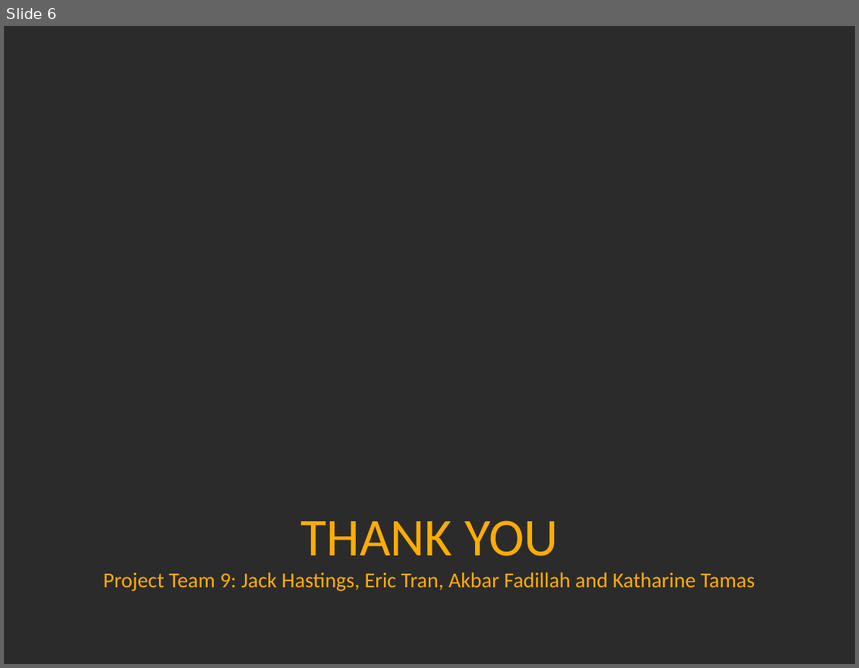
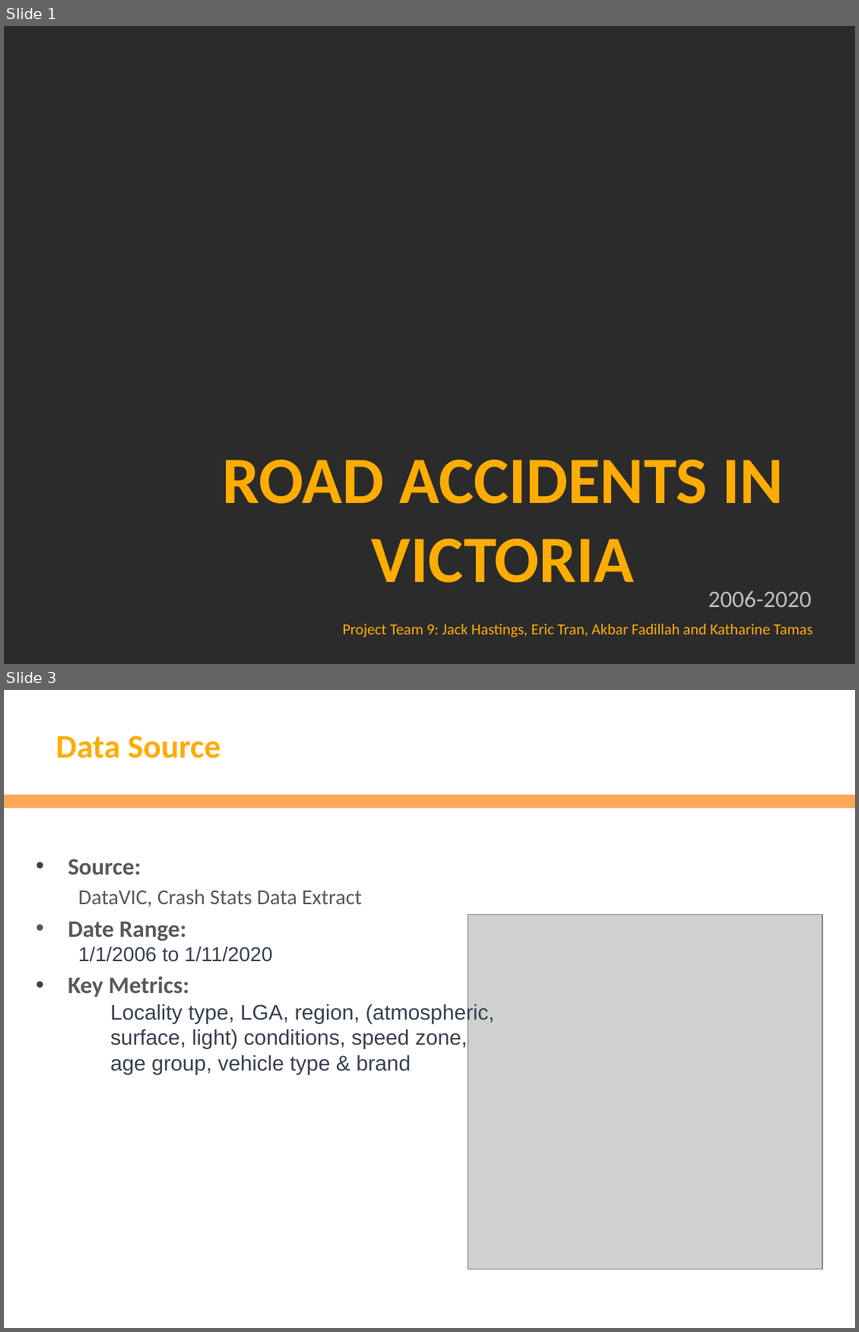
Before and after one commit to EricTran99/group-project-3, a slide deck: Presentation/Victoria Car Accident - Group 9 Project 3 Presentation.pptx. Shown one above the other, each under a label of ours: slide 6 before the commit, slides 1 and 3 after it; the slides between them are not shown. The pictures are 859x668 and 859x1332 pixels, drawn with LibreOffice and Linux fonts; fonts in the diff are those of the drawing; grey boxes stand for pictures; background and template pictures are left out; a plain dark background stands for a picture behind light text. Boxes give left, top, right and bottom in pixels: in the first picture for what was removed or moved away, otherwise in the second. Text is boxed around its words. In the diff, an @@ line names an element or a change of style, - is before the commit and + after.

```diff
--- a/Presentation/Victoria Car Accident - Group 9 Project 3 Presentation.pptx
+++ b/Presentation/Victoria Car Accident - Group 9 Project 3 Presentation.pptx
@@ slide 3 added at (x1=4, y1=690, x2=855, y2=1328), background #FFFFFF @@
@@ title added at (x1=56, y1=736, x2=221, y2=758), 28 pt, text #FEAC02, bold @@
+Data Source
@@ rectangle added at (x1=4, y1=795, x2=855, y2=809), fill #FEA757 @@
@@ text added at (x1=68, y1=859, x2=494, y2=1075), 18 pt, text #374151 @@
+• Source:
+  DataVIC, Crash Stats Data Extract
+• Date Range:
+  1/1/2006 to 1/11/2020
+• Key Metrics:
+Locality type, LGA, region, (atmospheric, surface, light) conditions, speed zone, age group, vehicle type & brand
@@ picture added at (x1=468, y1=915, x2=823, y2=1270) @@
@@ what was slide 6 is now slide 1 @@
@@ slide 1 changed as well @@
@@ title added at (x1=222, y1=460, x2=785, y2=583), 56 pt, text #FEAC02, bold @@
+ROAD ACCIDENTS IN VICTORIA
@@ text added at (x1=709, y1=591, x2=812, y2=607), 20 pt, text #BFBFBF @@
+2006-2020
@@ text "Project Team 9: Jack Hastings, ..." at (x1=343, y1=624, x2=813, y2=638): vertical alignment middle to top @@
@@ text at (x1=343, y1=624, x2=813, y2=638): text changed; size 18 to 13 pt @@
-THANK YOU
-Project Team 9: Jack Hastings, Eric Tran, Akbar Fadillah and Katharine Tamas
+Project Team 9: Jack Hastings, Eric Tran, Akbar Fadillah and Katharine Tamas
```
Also in this commit, not shown: 5 other slides added, 5 slides removed, 10 other files.
